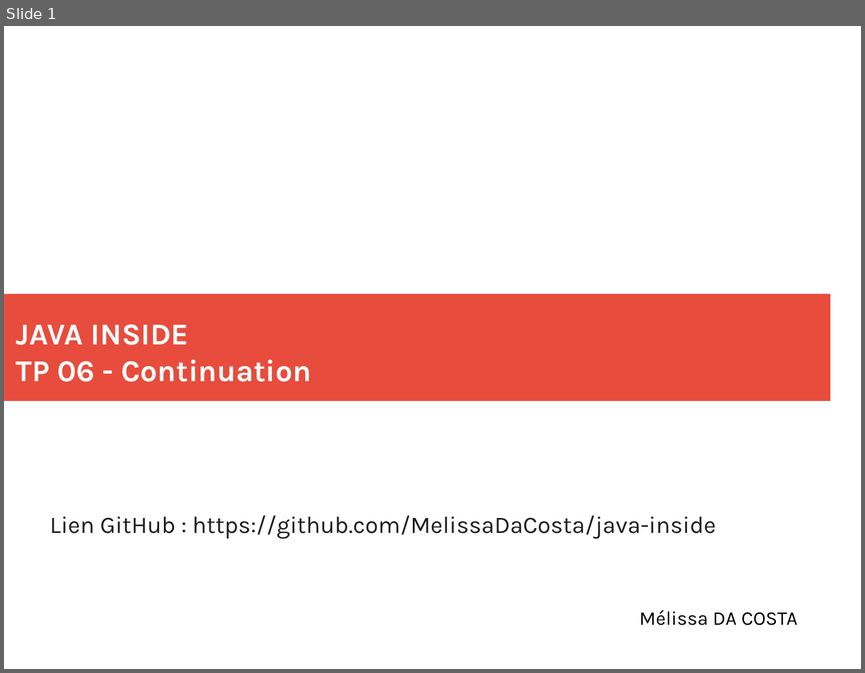
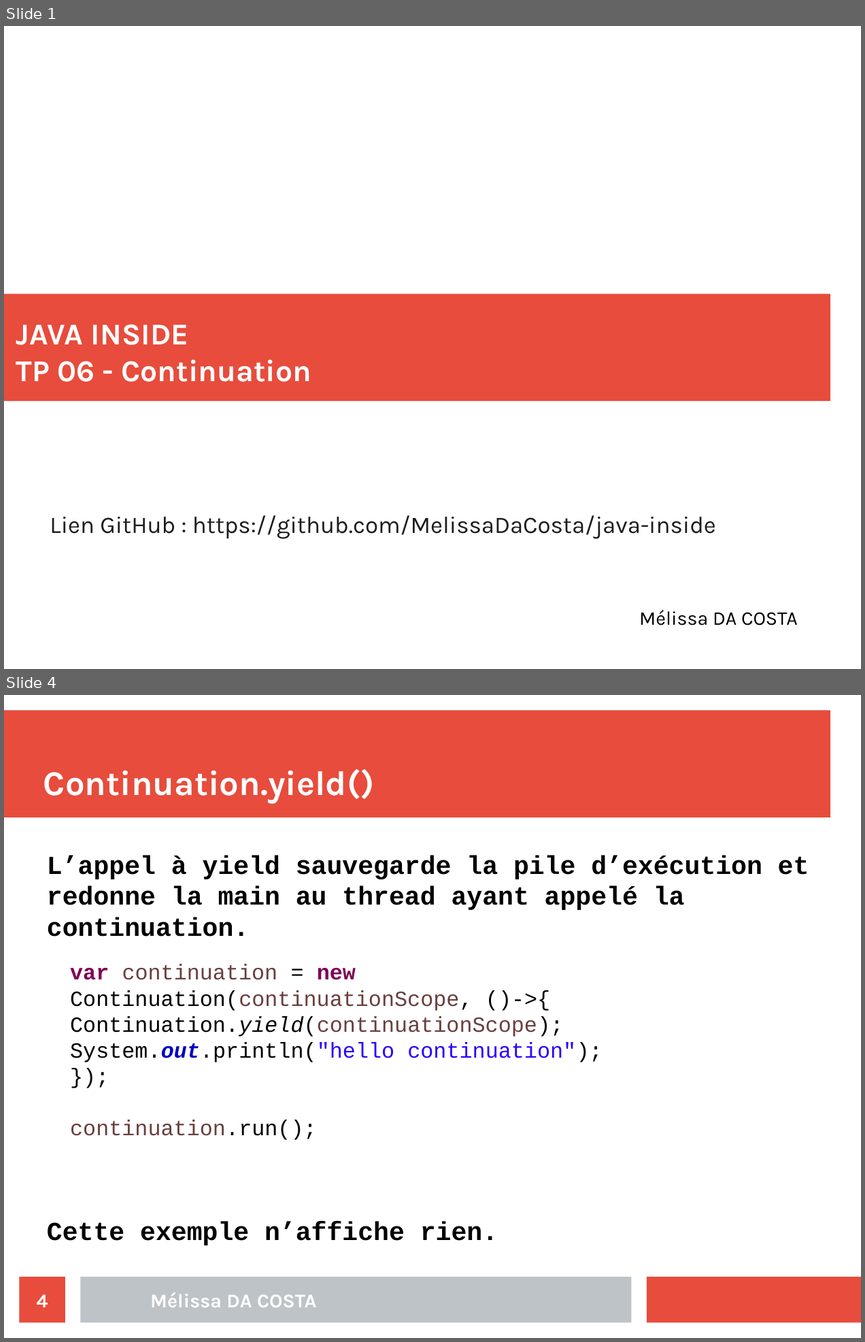
Before and after one commit to MelissaDaCosta/java-inside, a slide deck: lab6/Mélissa_DA_COSTA_slides_TP06.odp. Shown one above the other, each under a label of ours: slide 1 before the commit, slides 1 and 4 after it; the slides between them are not shown. The pictures are 865x673 and 865x1342 pixels, drawn with LibreOffice and Linux fonts; fonts in the diff are those of the drawing. Boxes give left, top, right and bottom in pixels: in the first picture for what was removed or moved away, otherwise in the second. Text is boxed around its words. In the diff, an @@ line names an element or a change of style, - is before the commit and + after.

```diff
--- a/lab6/Mélissa_DA_COSTA_slides_TP06.odp
+++ b/lab6/Mélissa_DA_COSTA_slides_TP06.odp
@@ slide 4 added at (x1=4, y1=695, x2=861, y2=1338), background #FFFFFF @@
@@ rectangle added at (x1=4, y1=711, x2=830, y2=818), fill #E74C3C @@
@@ title added at (x1=43, y1=769, x2=375, y2=803), 32 pt, text #FFFFFF, bold @@
+Continuation.yield()
@@ text added at (x1=47, y1=855, x2=809, y2=1245), 24 pt, text #000000, bold @@
+L’appel à yield sauvegarde la pile d’exécution et redonne la main au thread ayant appelé la continuation.
+Cette exemple n’affiche rien.
@@ text added at (x1=70, y1=964, x2=602, y2=1140), 20 pt, text #000000 @@
+var continuation = new Continuation(continuationScope, ()->{
+Continuation.yield(continuationScope);
+System.out.println("hello continuation");
+});
+continuation.run();
@@ page number added at (x1=20, y1=1276, x2=65, y2=1323), fill #E74C3C, 18 pt, text #FFFFFF, bold @@
+4
@@ rectangle added at (x1=80, y1=1276, x2=632, y2=1323), fill #BDC3C7 @@
@@ rectangle added at (x1=647, y1=1276, x2=861, y2=1323), fill #E74C3C @@
@@ text added at (x1=150, y1=1292, x2=317, y2=1307), 18 pt, text #FFFFFF, bold @@
+Mélissa DA COSTA
```
Also in this commit, not shown: 5 other slides added, 6 slides removed, 4 other files.
